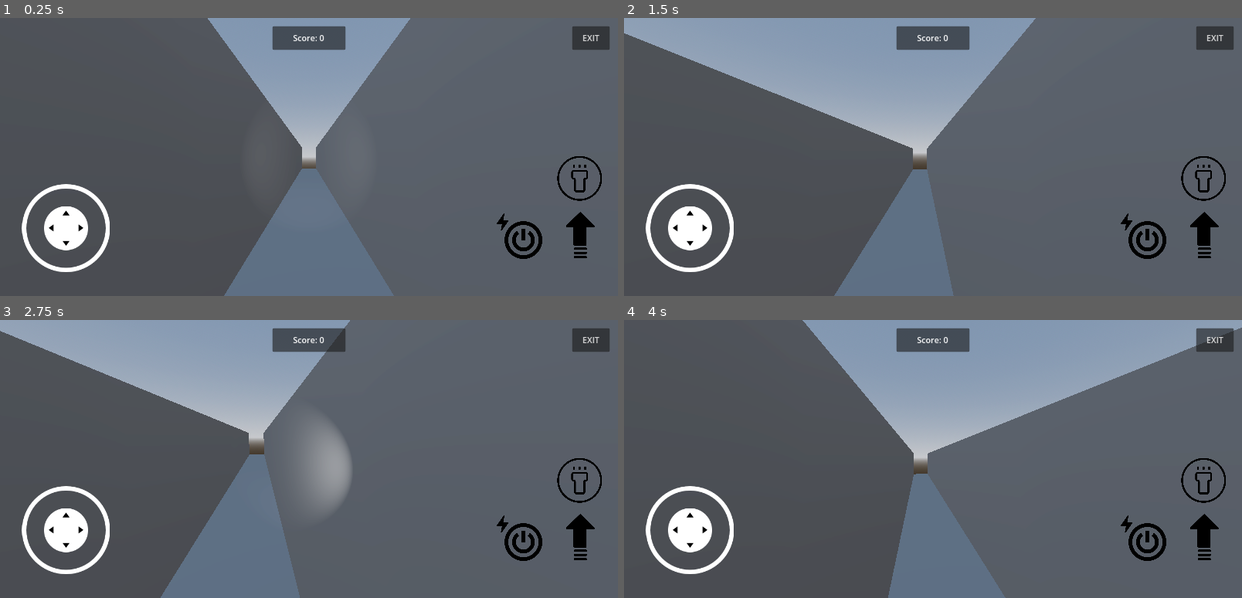
Above: before the commit, frames 1-4 (two rows, left to right).
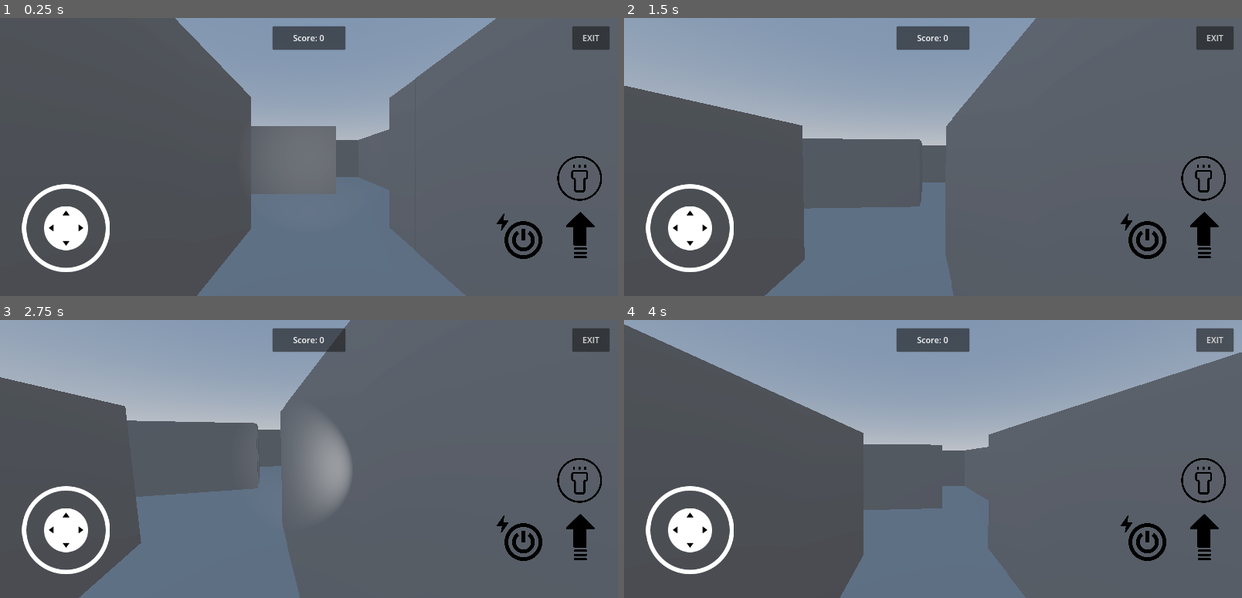
Above: after the commit, the same moments.

Repository: VermilionRed/Labyrinth
Game: Godot game, scene res://scenes/main.tscn
The game is run twice, just before and just after one commit, with the same random seed, the same clock (stepped at 60 frames per second) and the same inputs.
Inputs (mouse positions are in pixels of both pictures, inside the frame that each line leads up to):
- Up to frame 1 (0.25 s): no input
- Up to frame 2 (1.5 s): tap Enter at 0.5 s; move the mouse to (1068, 143) at 0.52 s; hold D (right) 0.53-1.25 s; tap F (flashlight) at 0.6 s; click (1068, 143) at 0.67 s; tap Space (jump) at 0.77 s; drag from (809, 170) to (902, 212) at 1.27 s
- Up to frame 3 (2.75 s): tap Space (jump) at 2 s; move the mouse to (370, 397) at 2.02 s; hold D (right) from 2.03 s (still down); tap F (flashlight) at 2.1 s
- Up to frame 4 (4 s): release D (right) at 2.75 s; drag from (902, 514) to (747, 417) at 2.77 s; tap Enter at 3.5 s; move the mouse to (1118, 500) at 3.52 s; hold A (left) from 3.53 s (still down); tap F (flashlight) at 3.6 s; tap Space (jump) at 3.77 s

The runs differ from the first frame. In frame 1, 11% of the frame differs, in the area x 28-81%, y 0-100%; in frame 2, 9.3%; in frame 3, 8.9%; in frame 4, 14%, in the area x 0-100%, y 0-100%.

Commit message:
walls is done

Diff:
--- a/scenes/main.tscn
+++ b/scenes/main.tscn
@@ -31,7 +31,7 @@
 environment = SubResource("Environment_u8les")
 
 [node name="floor" type="StaticBody3D" parent="."]
-transform = Transform3D(30, 0, 0, 0, 1, 0, 0, 0, 30, 0, 0, 0)
+transform = Transform3D(45, 0, 0, 0, 1, 0, 0, 0, 45, 0, 0, -9.53674e-07)
 
 [node name="MeshInstance3D" type="MeshInstance3D" parent="floor"]
 mesh = SubResource("BoxMesh_4s3i8")
@@ -39,8 +39,44 @@
 [node name="CollisionShape3D" type="CollisionShape3D" parent="floor"]
 shape = SubResource("BoxShape3D_c88hy")
 
+[node name="right_wall" type="StaticBody3D" parent="."]
+transform = Transform3D(1, 0, 0, 0, 3, 0, 0, 0, 29, -14.9943, 1.98963, -0.0303783)
+
+[node name="MeshInstance3D" type="MeshInstance3D" parent="right_wall"]
+mesh = SubResource("BoxMesh_4s3i8")
+
+[node name="CollisionShape3D" type="CollisionShape3D" parent="right_wall"]
+shape = SubResource("BoxShape3D_c88hy")
+
+[node name="top_wall" type="StaticBody3D" parent="."]
+transform = Transform3D(-4.37114e-08, 0, -31, 0, 3, 0, 1, 0, -1.35505e-06, 0, 2, 15)
+
+[node name="MeshInstance3D" type="MeshInstance3D" parent="top_wall"]
+mesh = SubResource("BoxMesh_4s3i8")
+
+[node name="CollisionShape3D" type="CollisionShape3D" parent="top_wall"]
+shape = SubResource("BoxShape3D_c88hy")
+
+[node name="down_wall" type="StaticBody3D" parent="."]
+transform = Transform3D(-4.37114e-08, 0, -31, 0, 3, 0, 1, 0, -1.35505e-06, 0, 2, -15)
+
+[node name="MeshInstance3D" type="MeshInstance3D" parent="down_wall"]
+mesh = SubResource("BoxMesh_4s3i8")
+
+[node name="CollisionShape3D" type="CollisionShape3D" parent="down_wall"]
+shape = SubResource("BoxShape3D_c88hy")
+
+[node name="left_wall" type="StaticBody3D" parent="."]
+transform = Transform3D(1, 0, 0, 0, 3, 0, 0, 0, 29, 15, 2, 0)
+
+[node name="MeshInstance3D" type="MeshInstance3D" parent="left_wall"]
+mesh = SubResource("BoxMesh_4s3i8")
+
+[node name="CollisionShape3D" type="CollisionShape3D" parent="left_wall"]
+shape = SubResource("BoxShape3D_c88hy")
+
 [node name="wall" type="StaticBody3D" parent="."]
-transform = Transform3D(1, 0, 0, 0, 3, 0, 0, 0, 29, -14.5, 2, 0.5)
+transform = Transform3D(1, 0, 0, 0, 3, 0, 0, 0, 3, 11.5, 2, 10.5)
 
 [node name="MeshInstance3D" type="MeshInstance3D" parent="wall"]
 mesh = SubResource("BoxMesh_4s3i8")
@@ -49,7 +85,7 @@
 shape = SubResource("BoxShape3D_c88hy")
 
 [node name="wall2" type="StaticBody3D" parent="."]
-transform = Transform3D(-4.37114e-08, 0, -29, 0, 3, 0, 1, 0, -1.26763e-06, 0.5, 2, 14.5)
+transform = Transform3D(1, 0, 0, 0, 3, 0, 0, 0, 3, 8.48899, 2, 12.9974)
 
 [node name="MeshInstance3D" type="MeshInstance3D" parent="wall2"]
 mesh = SubResource("BoxMesh_4s3i8")
@@ -58,7 +94,7 @@
 shape = SubResource("BoxShape3D_c88hy")
 
 [node name="wall3" type="StaticBody3D" parent="."]
-transform = Transform3D(1, 0, 0, 0, 3, 0, 0, 0, 29, 14.5, 2, -0.5)
+transform = Transform3D(1, 0, 0, 0, 3, 0, 0, 0, 8, 11.466, 2, 2.5253)
 
 [node name="MeshInstance3D" type="MeshInstance3D" parent="wall3"]
 mesh = SubResource("BoxMesh_4s3i8")
@@ -66,8 +102,332 @@
 [node name="CollisionShape3D" type="CollisionShape3D" parent="wall3"]
 shape = SubResource("BoxShape3D_c88hy")
 
+[node name="wall20" type="StaticBody3D" parent="."]
+transform = Transform3D(1, 0, 0, 0, 3, 0, 0, 0, 5, 2.50426, 2, -0.644852)
+
+[node name="MeshInstance3D" type="MeshInstance3D" parent="wall20"]
+mesh = SubResource("BoxMesh_4s3i8")
+
+[node name="CollisionShape3D" type="CollisionShape3D" parent="wall20"]
+shape = SubResource("BoxShape3D_c88hy")
+
+[node name="wall30" type="StaticBody3D" parent="."]
+transform = Transform3D(1, 0, 0, 0, 3, 0, 0, 0, 5, 8.50871, 2, -0.641002)
+
+[node name="MeshInstance3D" type="MeshInstance3D" parent="wall30"]
+mesh = SubResource("BoxMesh_4s3i8")
+
+[node name="CollisionShape3D" type="CollisionShape3D" parent="wall30"]
+shape = SubResource("BoxShape3D_c88hy")
+
+[node name="wall31" type="StaticBody3D" parent="."]
+transform = Transform3D(1, 0, 0, 0, 3, 0, 0, 0, 2, 5.52528, 2, -2.20749)
+
+[node name="MeshInstance3D" type="MeshInstance3D" parent="wall31"]
+mesh = SubResource("BoxMesh_4s3i8")
+
+[node name="CollisionShape3D" type="CollisionShape3D" parent="wall31"]
+shape = SubResource("BoxShape3D_c88hy")
+
+[node name="wall21" type="StaticBody3D" parent="."]
+transform = Transform3D(1, 0, 0, 0, 3, 0, 0, 0, 6, -1.66115, 2, -1.1527)
+
+[node name="MeshInstance3D" type="MeshInstance3D" parent="wall21"]
+mesh = SubResource("BoxMesh_4s3i8")
+
+[node name="CollisionShape3D" type="CollisionShape3D" parent="wall21"]
+shape = SubResource("BoxShape3D_c88hy")
+
+[node name="wall10" type="StaticBody3D" parent="."]
+transform = Transform3D(1, 0, 0, 0, 3, 0, 0, 0, 3, 5.49896, 2, 7.48027)
+
+[node name="MeshInstance3D" type="MeshInstance3D" parent="wall10"]
+mesh = SubResource("BoxMesh_4s3i8")
+
+[node name="CollisionShape3D" type="CollisionShape3D" parent="wall10"]
+shape = SubResource("BoxShape3D_c88hy")
+
+[node name="wall6" type="StaticBody3D" parent="."]
+transform = Transform3D(1, 0, 0, 0, 3, 0, 0, 0, 3, -8.06685, 2, 13)
+
+[node name="MeshInstance3D" type="MeshInstance3D" parent="wall6"]
+mesh = SubResource("BoxMesh_4s3i8")
+
+[node name="CollisionShape3D" type="CollisionShape3D" parent="wall6"]
+shape = SubResource("BoxShape3D_c88hy")
+
+[node name="wall15" type="StaticBody3D" parent="."]
+transform = Transform3D(1, 0, 0, 0, 3, 0, 0, 0, 4, -7.98294, 2, 6.30965)
+
+[node name="MeshInstance3D" type="MeshInstance3D" parent="wall15"]
+mesh = SubResource("BoxMesh_4s3i8")
+
+[node name="CollisionShape3D" type="CollisionShape3D" parent="wall15"]
+shape = SubResource("BoxShape3D_c88hy")
+
+[node name="wall24" type="StaticBody3D" parent="."]
+transform = Transform3D(1, 0, 0, 0, 3, 0, 0, 0, 3, -7.98515, 2, 1.07582)
+
+[node name="MeshInstance3D" type="MeshInstance3D" parent="wall24"]
+mesh = SubResource("BoxMesh_4s3i8")
+
+[node name="CollisionShape3D" type="CollisionShape3D" parent="wall24"]
+shape = SubResource("BoxShape3D_c88hy")
+
+[node name="wall25" type="StaticBody3D" parent="."]
+transform = Transform3D(1, 0, 0, 0, 3, 0, 0, 0, 4, -11.2402, 2, -6.06247)
+
+[node name="MeshInstance3D" type="MeshInstance3D" parent="wall25"]
+mesh = SubResource("BoxMesh_4s3i8")
+
+[node name="CollisionShape3D" type="CollisionShape3D" parent="wall25"]
+shape = SubResource("BoxShape3D_c88hy")
+
+[node name="wall11" type="StaticBody3D" parent="."]
+transform = Transform3D(1, 0, 0, 0, 3, 0, 0, 0, 3, -0.755369, 2, 10.0571)
+
+[node name="MeshInstance3D" type="MeshInstance3D" parent="wall11"]
+mesh = SubResource("BoxMesh_4s3i8")
+
+[node name="CollisionShape3D" type="CollisionShape3D" parent="wall11"]
+shape = SubResource("BoxShape3D_c88hy")
+
+[node name="wall12" type="StaticBody3D" parent="."]
+transform = Transform3D(1, 0, 0, 0, 3, 0, 0, 0, 6, -3.77285, 2, 8.48577)
+
+[node name="MeshInstance3D" type="MeshInstance3D" parent="wall12"]
+mesh = SubResource("BoxMesh_4s3i8")
+
+[node name="CollisionShape3D" type="CollisionShape3D" parent="wall12"]
+shape = SubResource("BoxShape3D_c88hy")
+
+[node name="wall28" type="StaticBody3D" parent="."]
+transform = Transform3D(1, 0, 0, 0, 3, 0, 0, 0, 7, -8.04251, 2, -8.24061)
+
+[node name="MeshInstance3D" type="MeshInstance3D" parent="wall28"]
+mesh = SubResource("BoxMesh_4s3i8")
+
+[node name="CollisionShape3D" type="CollisionShape3D" parent="wall28"]
+shape = SubResource("BoxShape3D_c88hy")
+
+[node name="wall29" type="StaticBody3D" parent="."]
+transform = Transform3D(1, 0, 0, 0, 3, 0, 0, 0, 5, -5.19352, 2, -6.56795)
+
+[node name="MeshInstance3D" type="MeshInstance3D" parent="wall29"]
+mesh = SubResource("BoxMesh_4s3i8")
+
+[node name="CollisionShape3D" type="CollisionShape3D" parent="wall29"]
+shape = SubResource("BoxShape3D_c88hy")
+
+[node name="wall37" type="StaticBody3D" parent="."]
+transform = Transform3D(1, 0, 0, 0, 3, 0, 0, 0, 4, 8.4665, 2, -6.13293)
+
+[node name="MeshInstance3D" type="MeshInstance3D" parent="wall37"]
+mesh = SubResource("BoxMesh_4s3i8")
+
+[node name="CollisionShape3D" type="CollisionShape3D" parent="wall37"]
+shape = SubResource("BoxShape3D_c88hy")
+
+[node name="wall38" type="StaticBody3D" parent="."]
+transform = Transform3D(1, 0, 0, 0, 3, 0, 0, 0, 3, 11.3464, 2, -12.9694)
+
+[node name="MeshInstance3D" type="MeshInstance3D" parent="wall38"]
+mesh = SubResource("BoxMesh_4s3i8")
+
+[node name="CollisionShape3D" type="CollisionShape3D" parent="wall38"]
+shape = SubResource("BoxShape3D_c88hy")
+
+[node name="wall39" type="StaticBody3D" parent="."]
+transform = Transform3D(1, 0, 0, 0, 3, 0, 0, 0, 7, 4.61323, 2, -11.0516)
+
+[node name="MeshInstance3D" type="MeshInstance3D" parent="wall39"]
+mesh = SubResource("BoxMesh_4s3i8")
+
+[node name="CollisionShape3D" type="CollisionShape3D" parent="wall39"]
+shape = SubResource("BoxShape3D_c88hy")
+
+[node name="wall40" type="StaticBody3D" parent="."]
+transform = Transform3D(1, 0, 0, 0, 3, 0, 0, 0, 3, 0.895735, 2, -10.4491)
+
+[node name="MeshInstance3D" type="MeshInstance3D" parent="wall40"]
+mesh = SubResource("BoxMesh_4s3i8")
+
+[node name="CollisionShape3D" type="CollisionShape3D" parent="wall40"]
+shape = SubResource("BoxShape3D_c88hy")
+
+[node name="wall41" type="StaticBody3D" parent="."]
+transform = Transform3D(1, 0, 0, 0, 3, 0, 0, 0, 3, -3.16885, 2, -13.0148)
+
+[node name="MeshInstance3D" type="MeshInstance3D" parent="wall41"]
+mesh = SubResource("BoxMesh_4s3i8")
+
+[node name="CollisionShape3D" type="CollisionShape3D" parent="wall41"]
+shape = SubResource("BoxShape3D_c88hy")
+
+[node name="wall7" type="StaticBody3D" parent="."]
+transform = Transform3D(-4.37114e-08, 0, 4, 0, 3, 0, -1, 0, -1.74846e-07, -12.7207, 2, 7.92809)
+
+[node name="MeshInstance3D" type="MeshInstance3D" parent="wall7"]
+mesh = SubResource("BoxMesh_4s3i8")
+
+[node name="CollisionShape3D" type="CollisionShape3D" parent="wall7"]
+shape = SubResource("BoxShape3D_c88hy")
+
+[node name="wall32" type="StaticBody3D" parent="."]
+transform = Transform3D(-4.37114e-08, 0, 4, 0, 3, 0, -1, 0, -1.74846e-07, 4.0181, 2, -3.67567)
+
+[node name="MeshInstance3D" type="MeshInstance3D" parent="wall32"]
+mesh = SubResource("BoxMesh_4s3i8")
+
+[node name="CollisionShape3D" type="CollisionShape3D" parent="wall32"]
+shape = SubResource("BoxShape3D_c88hy")
+
+[node name="wall33" type="StaticBody3D" parent="."]
+transform = Transform3D(-4.37114e-08, 0, 6, 0, 3, 0, -1, 0, -2.62268e-07, -1.6535, 2, -8.53267)
+
+[node name="MeshInstance3D" type="MeshInstance3D" parent="wall33"]
+mesh = SubResource("BoxMesh_4s3i8")
+
+[node name="CollisionShape3D" type="CollisionShape3D" parent="wall33"]
+shape = SubResource("BoxShape3D_c88hy")
+
+[node name="wall34" type="StaticBody3D" parent="."]
+transform = Transform3D(-4.37114e-08, 0, 4, 0, 3, 0, -1, 0, -1.74846e-07, 9.95132, 2, -3.61411)
+
+[node name="MeshInstance3D" type="MeshInstance3D" parent="wall34"]
+mesh = SubResource("BoxMesh_4s3i8")
+
+[node name="CollisionShape3D" type="CollisionShape3D" parent="wall34"]
+shape = SubResource("BoxShape3D_c88hy")
+
+[node name="wall35" type="StaticBody3D" parent="."]
+transform = Transform3D(-4.37114e-08, 0, 4, 0, 3, 0, -1, 0, -1.74846e-07, 12.5697, 2, -7.09957)
+
+[node name="MeshInstance3D" type="MeshInstance3D" parent="wall35"]
+mesh = SubResource("BoxMesh_4s3i8")
+
+[node name="CollisionShape3D" type="CollisionShape3D" parent="wall35"]
+shape = SubResource("BoxShape3D_c88hy")
+
+[node name="wall36" type="StaticBody3D" parent="."]
+transform = Transform3D(-4.37114e-08, 0, 4, 0, 3, 0, -1, 0, -1.74846e-07, 9.85049, 2, -11.0012)
+
+[node name="MeshInstance3D" type="MeshInstance3D" parent="wall36"]
+mesh = SubResource("BoxMesh_4s3i8")
+
+[node name="CollisionShape3D" type="CollisionShape3D" parent="wall36"]
+shape = SubResource("BoxShape3D_c88hy")
+
+[node name="wall26" type="StaticBody3D" parent="."]
+transform = Transform3D(-4.37114e-08, 0, 5, 0, 3, 0, -1, 0, -2.18557e-07, -8.21811, 2, -4.58499)
+
+[node name="MeshInstance3D" type="MeshInstance3D" parent="wall26"]
+mesh = SubResource("BoxMesh_4s3i8")
+
+[node name="CollisionShape3D" type="CollisionShape3D" parent="wall26"]
+shape = SubResource("BoxShape3D_c88hy")
+
+[node name="wall27" type="StaticBody3D" parent="."]
+transform = Transform3D(-4.37114e-08, 0, 6, 0, 3, 0, -1, 0, -2.62268e-07, -11.5186, 2, -11.2509)
+
+[node name="MeshInstance3D" type="MeshInstance3D" parent="wall27"]
+mesh = SubResource("BoxMesh_4s3i8")
+
+[node name="CollisionShape3D" type="CollisionShape3D" parent="wall27"]
+shape = SubResource("BoxShape3D_c88hy")
+
+[node name="wall22" type="StaticBody3D" parent="."]
+transform = Transform3D(-4.37114e-08, 0, 3, 0, 3, 0, -1, 0, -1.31134e-07, -2.66613, 2, 2.35017)
+
+[node name="MeshInstance3D" type="MeshInstance3D" parent="wall22"]
+mesh = SubResource("BoxMesh_4s3i8")
+
+[node name="CollisionShape3D" type="CollisionShape3D" parent="wall22"]
+shape = SubResource("BoxShape3D_c88hy")
+
+[node name="wall17" type="StaticBody3D" parent="."]
+transform = Transform3D(-4.37114e-08, 0, 4, 0, 3, 0, -1, 0, -1.74846e-07, 6.98072, 2, 6.00471)
+
+[node name="MeshInstance3D" type="MeshInstance3D" parent="wall17"]
+mesh = SubResource("BoxMesh_4s3i8")
+
+[node name="CollisionShape3D" type="CollisionShape3D" parent="wall17"]
+shape = SubResource("BoxShape3D_c88hy")
+
+[node name="wall19" type="StaticBody3D" parent="."]
+transform = Transform3D(-4.37114e-08, 0, 7, 0, 3, 0, -1, 0, -3.0598e-07, 5.51867, 2, 2.34758)
+
+[node name="MeshInstance3D" type="MeshInstance3D" parent="wall19"]
+mesh = SubResource("BoxMesh_4s3i8")
+
+[node name="CollisionShape3D" type="CollisionShape3D" parent="wall19"]
+shape = SubResource("BoxShape3D_c88hy")
+
+[node name="wall18" type="StaticBody3D" parent="."]
+transform = Transform3D(-4.37114e-08, 0, 3, 0, 3, 0, -1, 0, -1.31134e-07, 13.1096, 2, 2.33908)
+
+[node name="MeshInstance3D" type="MeshInstance3D" parent="wall18"]
+mesh = SubResource("BoxMesh_4s3i8")
+
+[node name="CollisionShape3D" type="CollisionShape3D" parent="wall18"]
+shape = SubResource("BoxShape3D_c88hy")
+
+[node name="wall16" type="StaticBody3D" parent="."]
+transform = Transform3D(-4.37114e-08, 0, 6, 0, 3, 0, -1, 0, -2.62268e-07, -11.4982, 2, 4.76744)
+
+[node name="MeshInstance3D" type="MeshInstance3D" parent="wall16"]
+mesh = SubResource("BoxMesh_4s3i8")
+
+[node name="CollisionShape3D" type="CollisionShape3D" parent="wall16"]
+shape = SubResource("BoxShape3D_c88hy")
+
+[node name="wall23" type="StaticBody3D" parent="."]
+transform = Transform3D(-4.37114e-08, 0, 6, 0, 3, 0, -1, 0, -2.62268e-07, -8.70783, 2, -0.845358)
+
+[node name="MeshInstance3D" type="MeshInstance3D" parent="wall23"]
+mesh = SubResource("BoxMesh_4s3i8")
+
+[node name="CollisionShape3D" type="CollisionShape3D" parent="wall23"]
+shape = SubResource("BoxShape3D_c88hy")
+
+[node name="wall14" type="StaticBody3D" parent="."]
+transform = Transform3D(-4.37114e-08, 0, 6, 0, 3, 0, -1, 0, -2.62268e-07, -0.301235, 2, 6.00985)
+
+[node name="MeshInstance3D" type="MeshInstance3D" parent="wall14"]
+mesh = SubResource("BoxMesh_4s3i8")
+
+[node name="CollisionShape3D" type="CollisionShape3D" parent="wall14"]
+shape = SubResource("BoxShape3D_c88hy")
+
+[node name="wall8" type="StaticBody3D" parent="."]
+transform = Transform3D(1, 0, 0, 0, 3, 0, 0, 0, 3, -11.2482, 2, 9.89033)
+
+[node name="MeshInstance3D" type="MeshInstance3D" parent="wall8"]
+mesh = SubResource("BoxMesh_4s3i8")
+
+[node name="CollisionShape3D" type="CollisionShape3D" parent="wall8"]
+shape = SubResource("BoxShape3D_c88hy")
+
+[node name="wall5" type="StaticBody3D" parent="."]
+transform = Transform3D(-4.37114e-08, 0, 4, 0, 3, 0, -1, 0, -1.74846e-07, -2.27531, 2, 12)
+
+[node name="MeshInstance3D" type="MeshInstance3D" parent="wall5"]
+mesh = SubResource("BoxMesh_4s3i8")
+
+[node name="CollisionShape3D" type="CollisionShape3D" parent="wall5"]
+shape = SubResource("BoxShape3D_c88hy")
+
+[node name="wall13" type="StaticBody3D" parent="."]
+transform = Transform3D(-4.37114e-08, 0, 3, 0, 3, 0, -1, 0, -1.31134e-07, 1.2482, 2, 9.04242)
+
+[node name="MeshInstance3D" type="MeshInstance3D" parent="wall13"]
+mesh = SubResource("BoxMesh_4s3i8")
+
+[node name="CollisionShape3D" type="CollisionShape3D" parent="wall13"]
+shape = SubResource("BoxShape3D_c88hy")
+
 [node name="wall4" type="StaticBody3D" parent="."]
-transform = Transform3D(1, 0, 0, 0, 3, 0, 0, 0, 29, 11.5, 2, -0.5)
+transform = Transform3D(-4.37114e-08, 0, 6, 0, 3, 0, -1, 0, -2.62268e-07, 4.99983, 2, 12)
 
 [node name="MeshInstance3D" type="MeshInstance3D" parent="wall4"]
 mesh = SubResource("BoxMesh_4s3i8")
@@ -75,7 +435,16 @@
 [node name="CollisionShape3D" type="CollisionShape3D" parent="wall4"]
 shape = SubResource("BoxShape3D_c88hy")
 
+[node name="wall9" type="StaticBody3D" parent="."]
+transform = Transform3D(-4.37114e-08, 0, 6, 0, 3, 0, -1, 0, -2.62268e-07, 7.9931, 2, 9.46922)
+
+[node name="MeshInstance3D" type="MeshInstance3D" parent="wall9"]
+mesh = SubResource("BoxMesh_4s3i8")
+
+[node name="CollisionShape3D" type="CollisionShape3D" parent="wall9"]
+shape = SubResource("BoxShape3D_c88hy")
+
 [node name="Player" parent="." instance=ExtResource("1_acmfb")]
-transform = Transform3D(1, 0, 0, 0, 1, 0, 0, 0, 1, 13, 1, 11)
+transform = Transform3D(1, 0, 0, 0, 1, 0, 0, 0, 1, 0.158552, 1.5, 0)
 
 [node name="hud" parent="." instance=ExtResource("2_dmm66")]
Not shown, changed: export_presets.cfg
